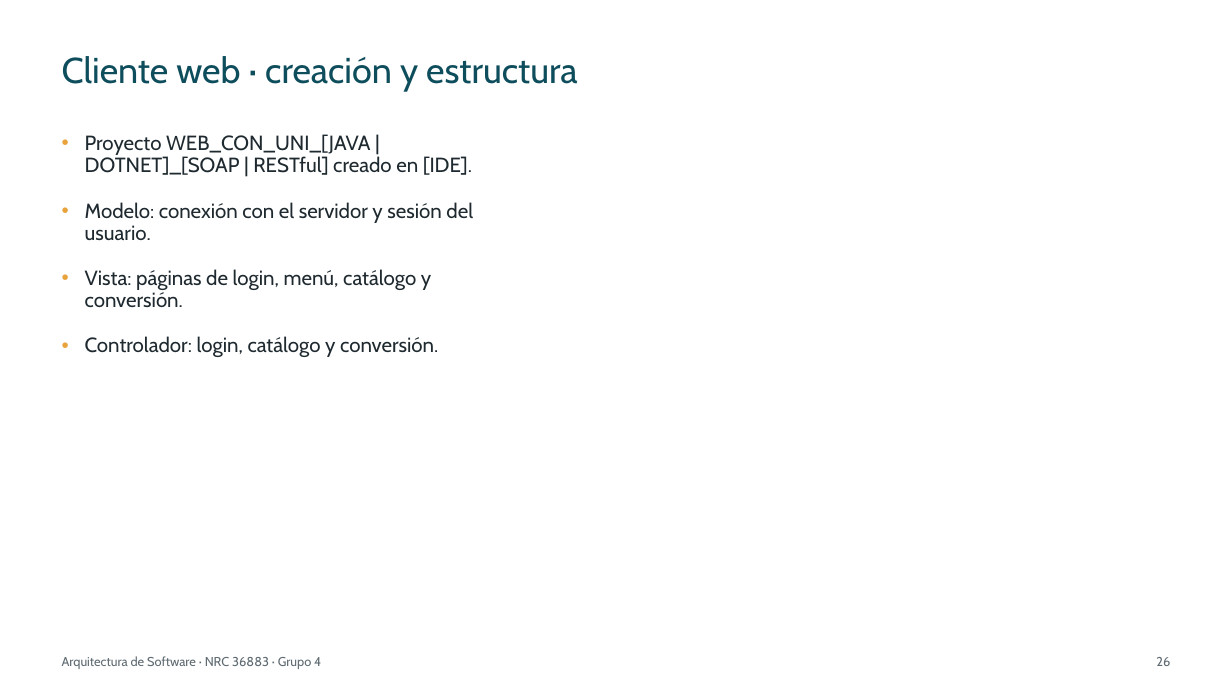
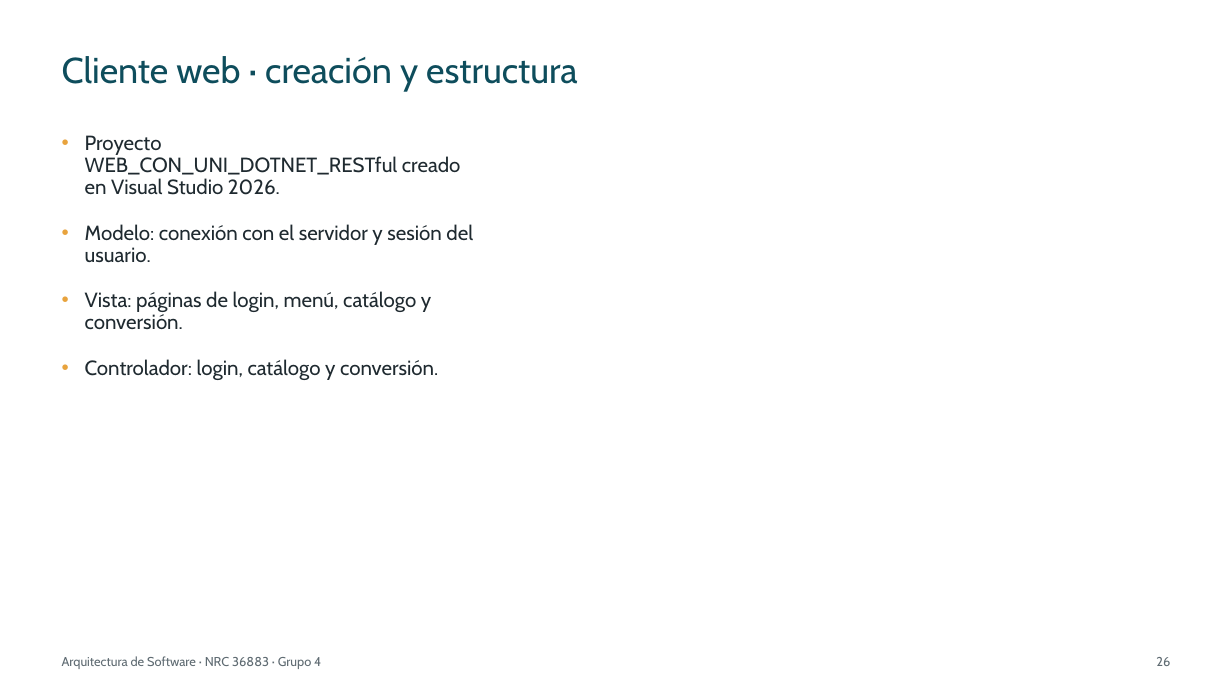
Before and after one commit to IMarcusDev/TI.1.4.-PAO202651_RESTFUL_DOTNET_SINBDD_NRC_36883_GR04, a slide deck: slide 26 of 05. DOCUMENTACION/PRESENTACION TI.1.4. RESTFUL sin BDD en DOTNET GR4.pptx. Drawn at 1232x693 pixels with LibreOffice and Linux fonts; fonts in the diff are those of the drawing. Boxes give left, top, right and bottom in pixels: in the first picture for what was removed or moved away, otherwise in the second. Text is boxed around its words. In the diff, an @@ line names an element or a change of style, - is before the commit and + after.

```diff
--- a/05. DOCUMENTACION/PRESENTACION TI.1.4. RESTFUL sin BDD en DOTNET GR4.pptx
+++ b/05. DOCUMENTACION/PRESENTACION TI.1.4. RESTFUL sin BDD en DOTNET GR4.pptx
@@ text at bbox=[85, 135, 461, 195]: text changed @@
-• Proyecto WEB_CON_UNI_[JAVA | DOTNET]_[SOAP | RESTful] creado en [IDE].
+• Proyecto WEB_CON_UNI_DOTNET_RESTful creado en Visual Studio 2026.
```
Also in this commit, not shown: 27 other slides changed.
